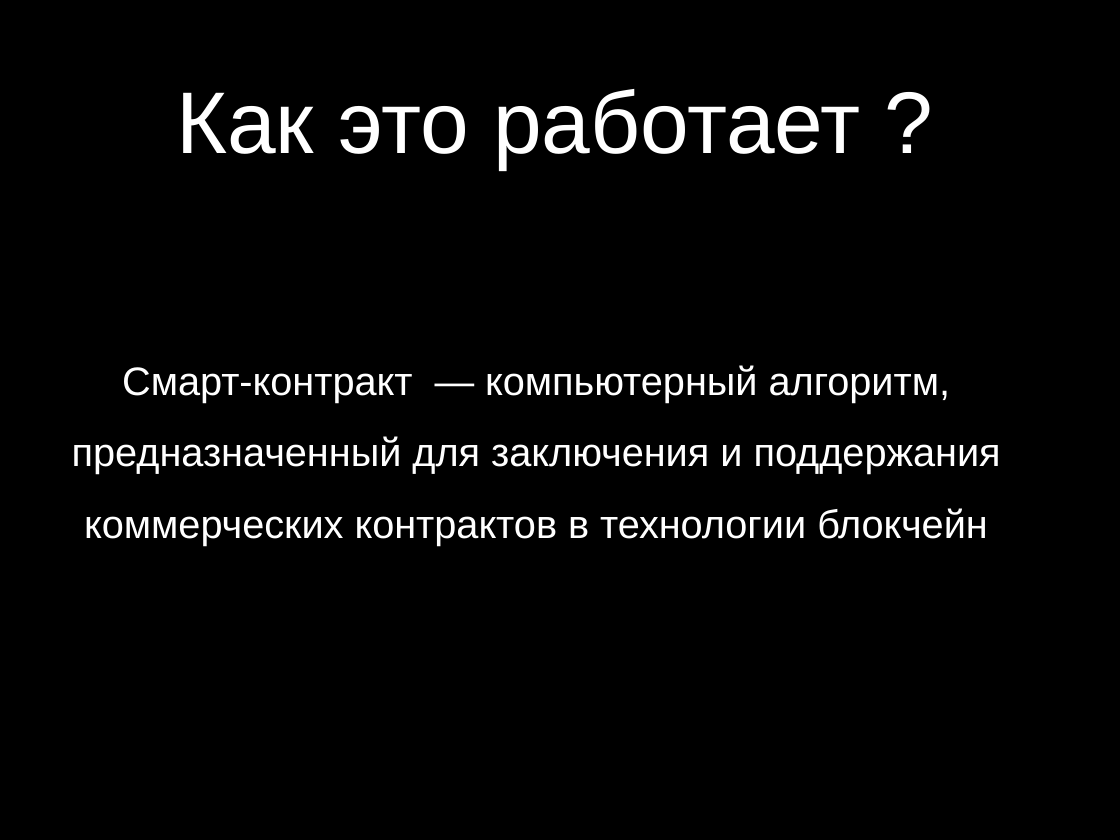
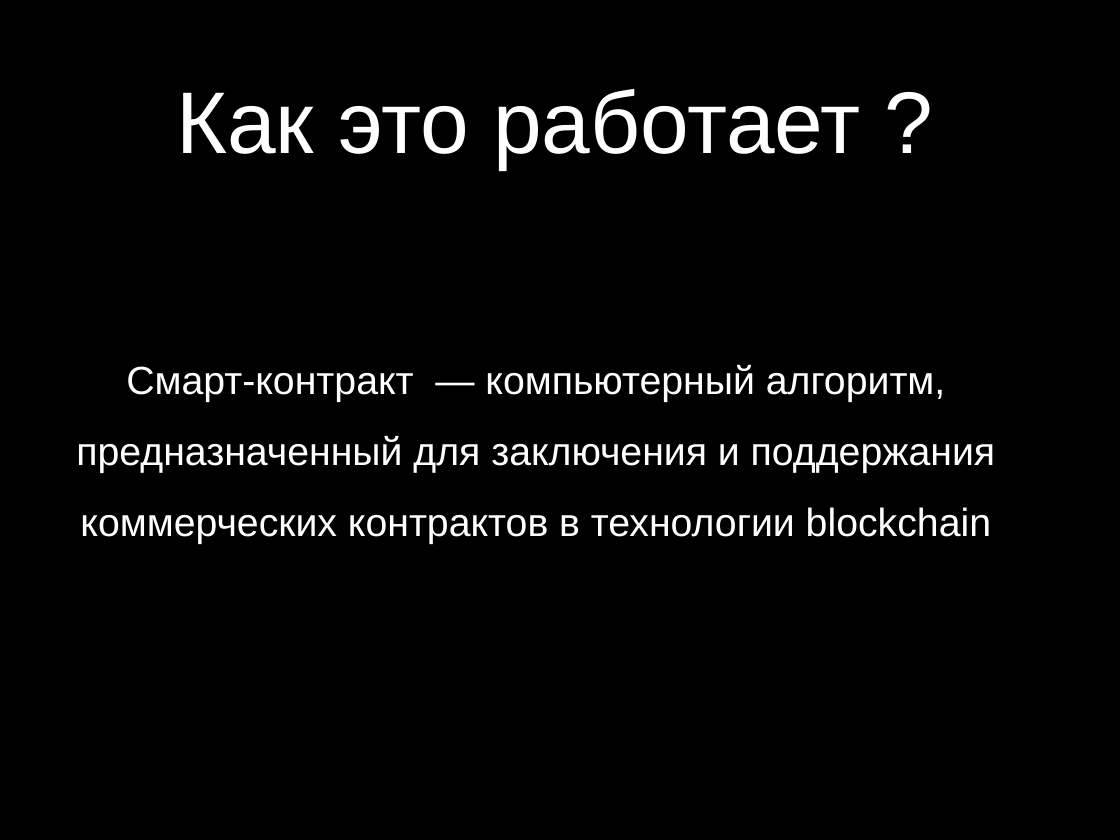
Before and after one commit to padap/hse_smart_contracts, a slide deck: slide 5 of presentation.pptx. Drawn at 1120x840 pixels with LibreOffice and Linux fonts; fonts in the diff are those of the drawing. Boxes give left, top, right and bottom in pixels: in the first picture for what was removed or moved away, otherwise in the second. Text is boxed around its words. In the diff, an @@ line names an element or a change of style, - is before the commit and + after.

```diff
--- a/presentation.pptx
+++ b/presentation.pptx
@@ subtitle at (76,365,995,544): text changed; size 36.3 to 35.9 pt @@
-Смарт-контракт — компьютерный алгоритм, предназначенный для заключения и поддержания коммерческих контрактов в технологии блокчейн
+Смарт-контракт — компьютерный алгоритм, предназначенный для заключения и поддержания коммерческих контрактов в технологии blockchain
```
Also in this commit, not shown: 5 other slides changed, 1 slide added, 1 slide removed, 2 other files.
